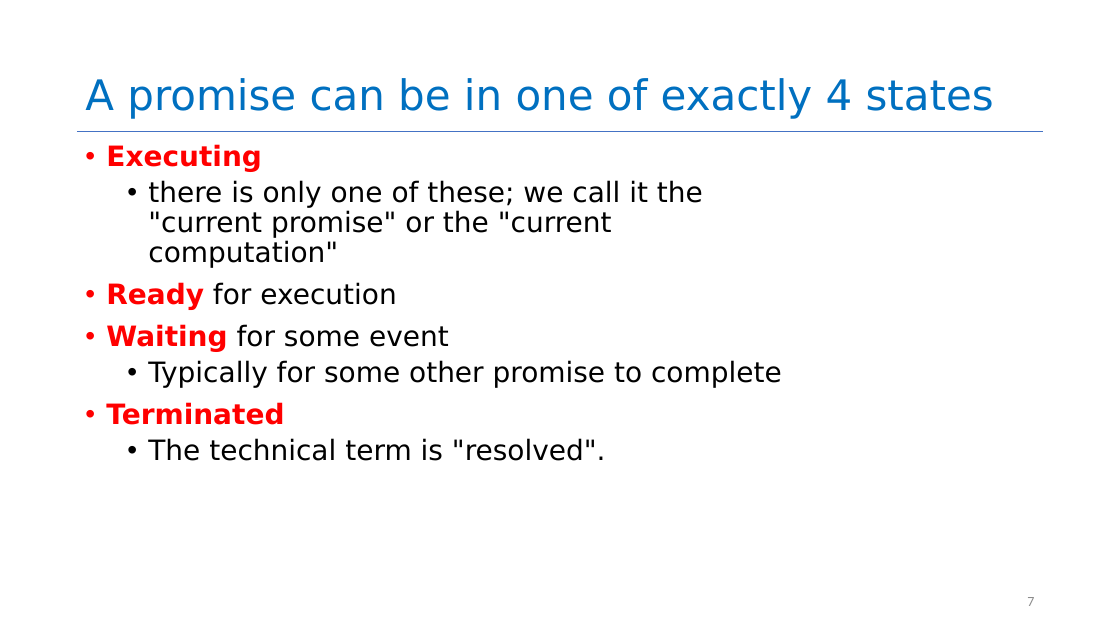
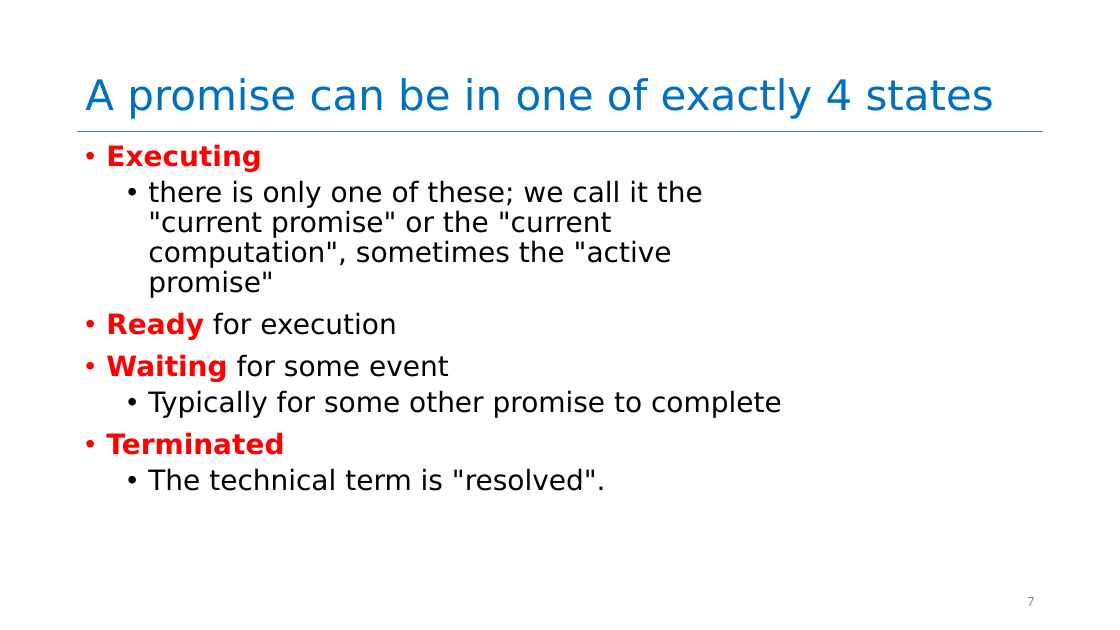
Before and after one commit to neu-se/CS4530-Fall-2024, a slide deck: slide 7 of Slides/Module 06 Concurrency Patterns in Typescript.pptx. Drawn at 1120x630 pixels with LibreOffice and Linux fonts; fonts in the diff are those of the drawing. Boxes give left, top, right and bottom in pixels: in the first picture for what was removed or moved away, otherwise in the second. Text is boxed around its words. In the diff, an @@ line names an element or a change of style, - is before the commit and + after.

```diff
--- a/Slides/Module 06 Concurrency Patterns in Typescript.pptx
+++ b/Slides/Module 06 Concurrency Patterns in Typescript.pptx
@@ text at <box>148,180,703,298</box>: text changed @@
-  • there is only one of these; we call it the "current promise" or the "current computation"
+  • there is only one of these; we call it the "current promise" or the "current computation", sometimes the "active promise"
```
Also in this commit, not shown: 4 other slides changed, 2 other files.
